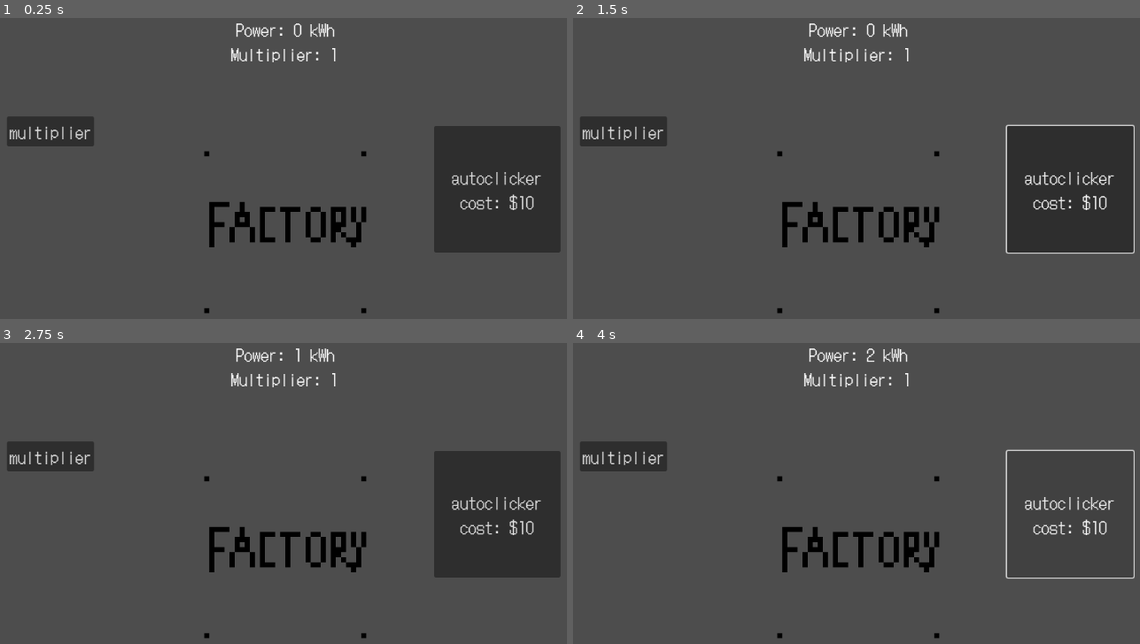
Above: before the commit, frames 1-4 (two rows, left to right).
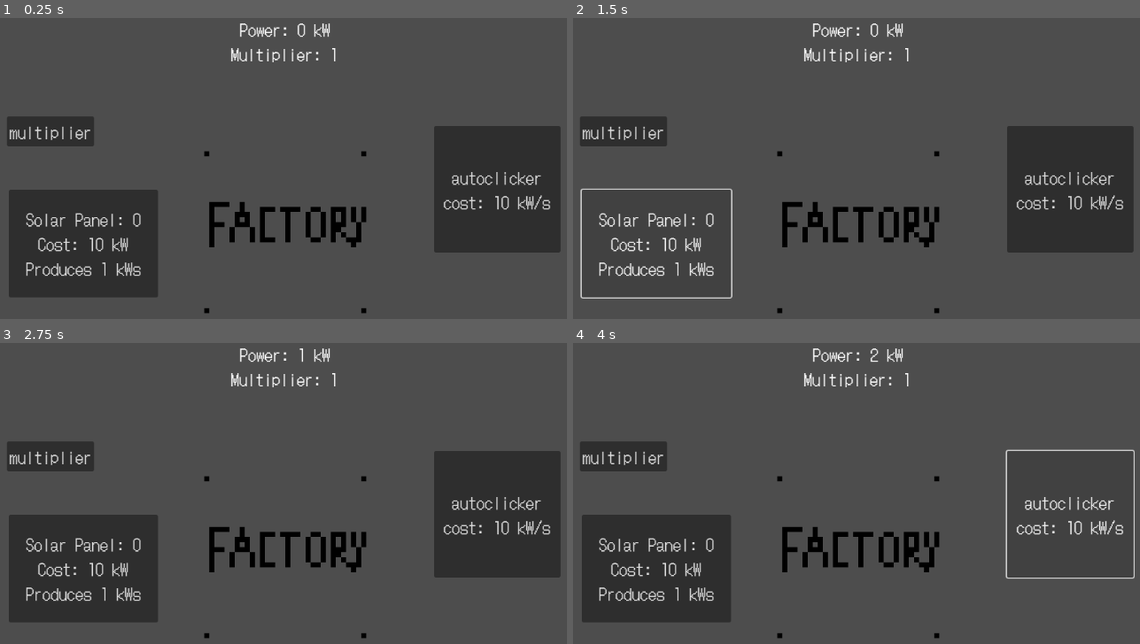
Above: after the commit, the same moments.

Repository: chu0029/SusGame
Game: Godot game, scene res://scenes/gametest.tscn
Same seed, same stepped clock (60 frames per second), same inputs: the game is played once before the commit and once after it.
Inputs (mouse positions are in pixels of both pictures, inside the frame that each line leads up to):
- Up to frame 1 (0.25 s): no input
- Up to frame 2 (1.5 s): click "autoclicker cost: $10" (after the commit: "autoclicker cost: 10 kW/s") at 0.5 s; click (658, 243) at 1.25 s, where only the run after the commit has a clickable "Solar Panel: 0 Cost: 10 kW Pr…"
- Up to frame 3 (2.75 s): click (283, 556) at 2 s
- Up to frame 4 (4 s): click (856, 556) at 2.75 s; click "autoclicker cost: $10" (after the commit: "autoclicker cost: 10 kW/s") at 3.5 s

The runs differ from the first frame. In frame 1, 9.8% of the frame differs, in the area x 1-98%, y 1-93%; in frame 2, 2.6%; in frame 3, 9.7%; in frame 4, 9.8%.

Commit message:
added solar panel

Diff:
--- a/scenes/gametest.tscn
+++ b/scenes/gametest.tscn
@@ -6,7 +6,7 @@
 [ext_resource type="Theme" uid="uid://yfe8see4c3cw" path="res://gametest.tres" id="3_34im5"]
 [ext_resource type="AudioStream" uid="uid://bou11k5vvk7ai" path="res://e_s015.ogg" id="5_1dvly"]
 
-[node name="Control" type="Control" node_paths=PackedStringArray("counter", "multipcounter", "timer", "soundfactory", "soundupgrade", "autoclicker")]
+[node name="Control" type="Control" node_paths=PackedStringArray("counter", "multipcounter", "timer", "soundfactory", "soundupgrade", "autoclicker", "solarpanel")]
 layout_mode = 3
 anchors_preset = 15
 anchor_right = 1.0
@@ -20,6 +20,7 @@
 soundfactory = NodePath("factory/soundfactory")
 soundupgrade = NodePath("soundupgrade")
 autoclicker = NodePath("autoclicker")
+solarpanel = NodePath("solarpanel")
 
 [node name="Timer" type="Timer" parent="."]
 
@@ -86,12 +87,24 @@
 offset_bottom = 213.0
 theme = ExtResource("3_34im5")
 text = "autoclicker
-cost: $10"
+cost: 10 kW/s"
 
 [node name="soundupgrade" type="AudioStreamPlayer" parent="."]
 stream = ExtResource("5_1dvly")
+
+[node name="solarpanel" type="Button" parent="."]
+layout_mode = 0
+offset_left = 123.0
+offset_top = 283.0
+offset_right = 359.0
+offset_bottom = 453.0
+theme = ExtResource("3_34im5")
+text = "Solar Panel: 0
+Cost: 10 kW
+Produces 1 kWs"
 
 [connection signal="timeout" from="Timer" to="." method="_on_timer_timeout"]
 [connection signal="pressed" from="factory" to="." method="_on_factory_pressed"]
 [connection signal="pressed" from="multiplier" to="." method="_on_multiplier_pressed"]
 [connection signal="pressed" from="autoclicker" to="." method="_on_autoclicker_pressed"]
+[connection signal="pressed" from="solarpanel" to="." method="_on_solarpanel_pressed"]
--- a/scripts/gametest.gd
+++ b/scripts/gametest.gd
@@ -6,12 +6,15 @@
 @export var soundfactory: AudioStreamPlayer
 @export var soundupgrade: AudioStreamPlayer
 @export var autoclicker: Button
+@export var solarpanel: Button
 
 var power: int = 0
 var multiplier : int = 1
 var automult : int = 0
 
 var AutoclickC = 10
+
+var solarpanelcount : int = 0
 
 # Called when the node enters the scene tree for the first time.
 func _ready() -> void:
@@ -21,7 +24,7 @@
 	UpdateLabelText()
 
 func UpdateLabelText() -> void:
-	counter.text = "Power: %s kWh" %power
+	counter.text = "Power: %s kW" %power
 	multipcounter.text = "Multiplier: %s" %multiplier
 
 func CreatePower() -> void:
@@ -29,6 +32,7 @@
 
 func AutoFactory() -> void:
 	power += 1 * automult
+	power += 1 * solarpanelcount
 
 func _on_factory_pressed() -> void:
 	CreatePower()
@@ -49,3 +53,12 @@
 
 func _on_timer_timeout() -> void:
 	AutoFactory()
+
+
+func _on_solarpanel_pressed() -> void:
+	if power >= 10:
+		timer.start()
+		solarpanelcount += 1
+		power -= 10
+		solarpanel.text = 'Solar Panel: %s \n Cost: 10 kW \n 1 kW/s' %solarpanelcount
+		soundupgrade.play()
